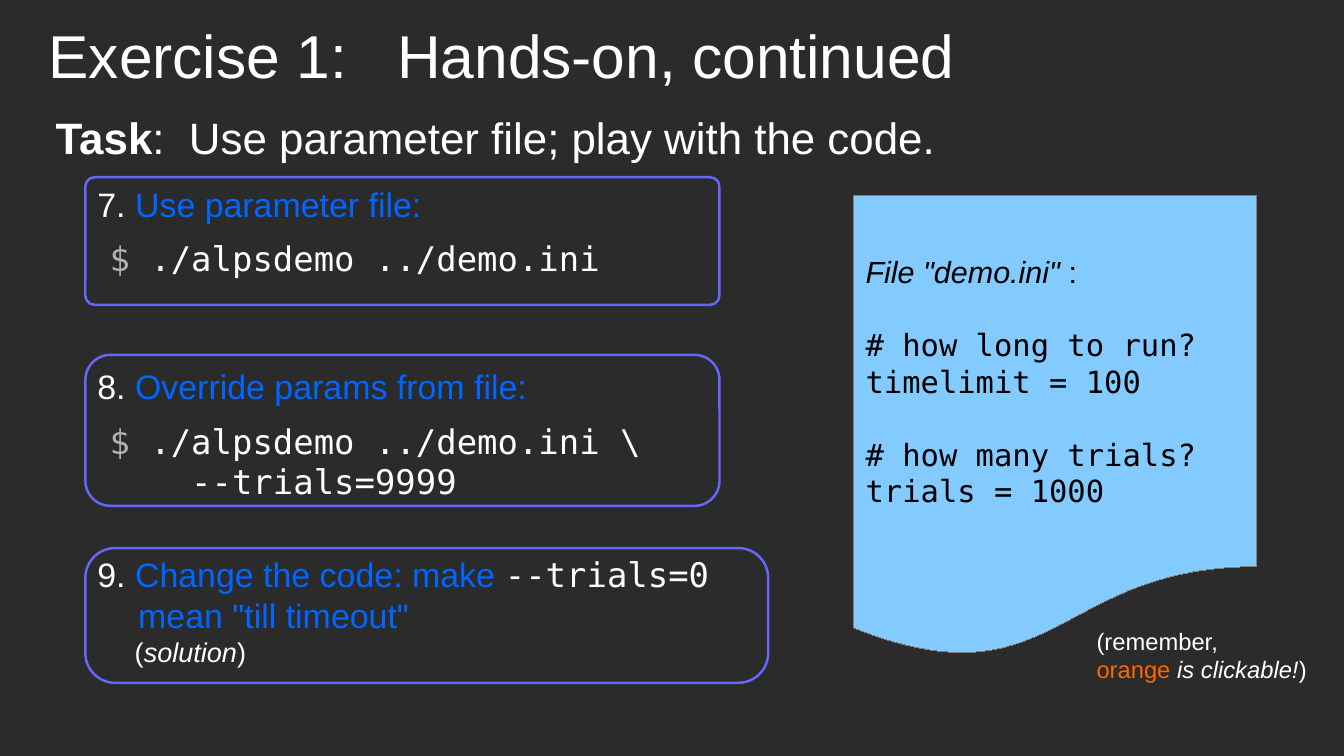
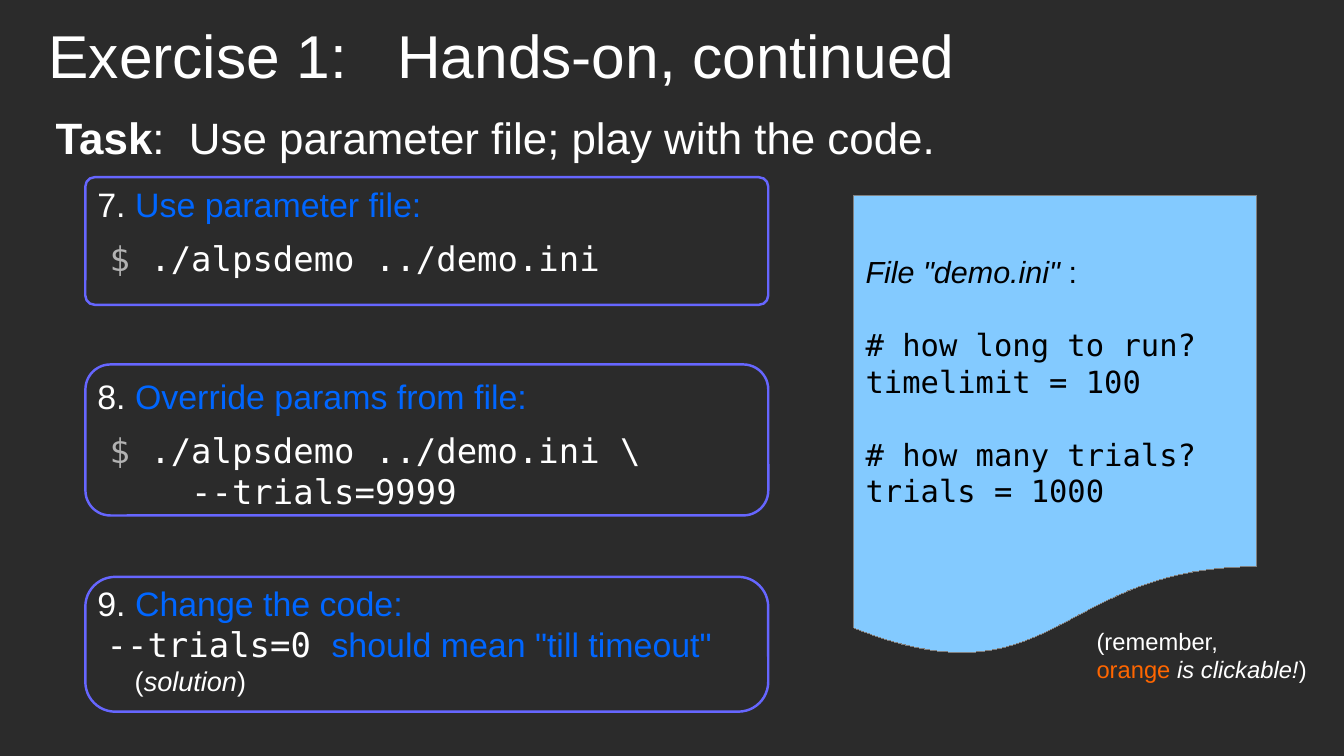
Before and after one commit to ALPSCore/Tutorial2, a slide deck: slide 15 of talk/overview.odp (slide 11 before the commit). Drawn at 1344x756 pixels with LibreOffice and Linux fonts; fonts in the diff are those of the drawing; background and template pictures are left out; a plain dark background stands for a picture behind light text. Boxes give left, top, right and bottom in pixels: in the first picture for what was removed or moved away, otherwise in the second. Text is boxed around its words. In the diff, an @@ line names an element or a change of style, - is before the commit and + after.

Commit message:
Update after the trial talk
1. Extra slides with "advertising"
2. SVGs replaced with PNGs
3. Various small fixes

```diff
--- a/talk/overview.odp
+++ b/talk/overview.odp
@@ rounded rectangle resized from (x1=85, y1=177, x2=720, y2=305) to (x1=85, y1=177, x2=768, y2=305) @@
@@ text "8. Override params from file:" moved from (x1=97, y1=374, x2=527, y2=406) to (x1=97, y1=384, x2=527, y2=416) @@
@@ rounded rectangle resized from (x1=85, y1=355, x2=720, y2=506) to (x1=85, y1=365, x2=768, y2=516) @@
@@ text "$ ./alpsdemo ../demo.ini \" moved from (x1=150, y1=428, x2=600, y2=495) to (x1=150, y1=437, x2=600, y2=505) @@
@@ text "9. Change the code: --trials=0 ..." moved from (x1=97, y1=561, x2=709, y2=667) to (x1=97, y1=591, x2=711, y2=696) @@
@@ rounded rectangle moved from (x1=85, y1=548, x2=768, y2=683) to (x1=85, y1=577, x2=768, y2=712) @@
@@ text at (x1=97, y1=591, x2=711, y2=658): text changed @@
-9. Change the code: make --trials=0
-mean "till timeout"
+9. Change the code:
+--trials=0 should mean "till timeout"
```
Also in this commit, not shown: 4 other slides changed, 4 slides added, 21 other files.
